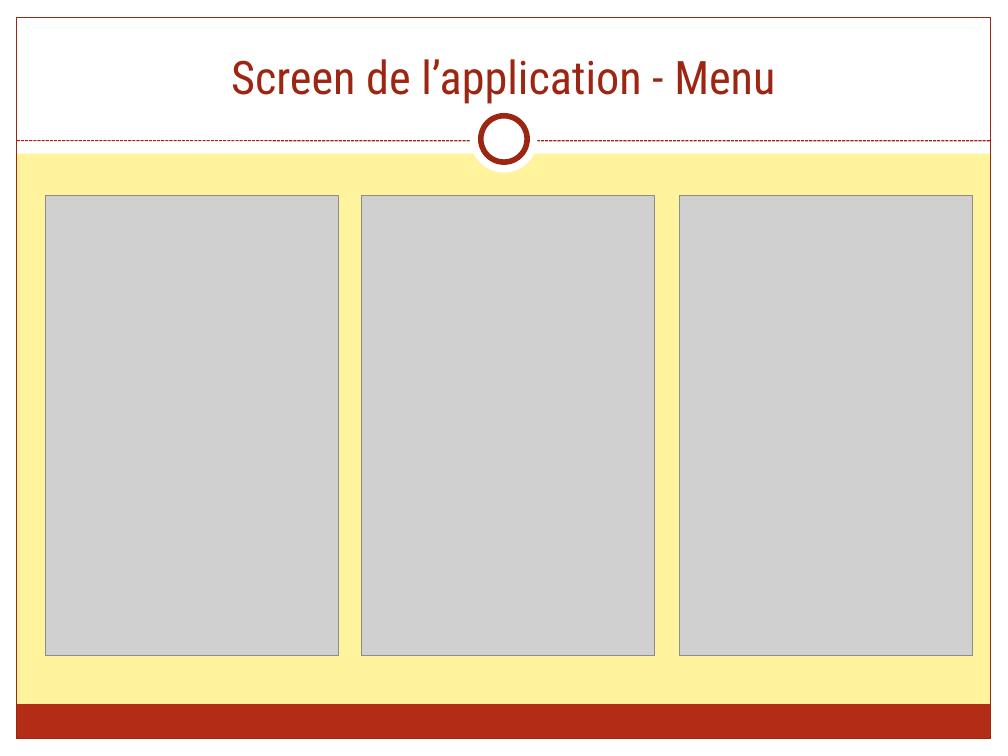
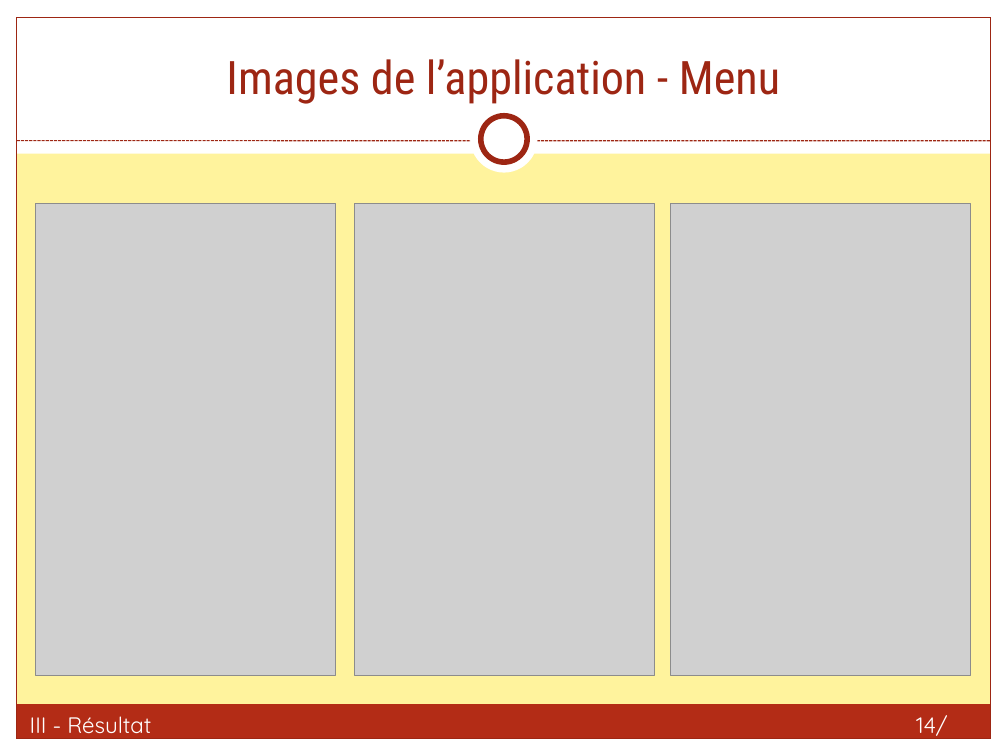
Before and after one commit to FieryWeasel/Picarete, a slide deck: slide 14 of SOURCES/RAPPORTS/Picarete - Presentation.pptx. Drawn at 1008x756 pixels with LibreOffice and Linux fonts; fonts in the diff are those of the drawing; grey boxes stand for pictures. Boxes give left, top, right and bottom in pixels: in the first picture for what was removed or moved away, otherwise in the second. Text is boxed around its words. In the diff, an @@ line names an element or a change of style, - is before the commit and + after.

```diff
--- a/SOURCES/RAPPORTS/Picarete - Presentation.pptx
+++ b/SOURCES/RAPPORTS/Picarete - Presentation.pptx
@@ title at (226,59,780,104): text changed @@
-Screen de l’application - Menu
+Images de l’application - Menu
@@ picture: place and size @@
-picture at (45,196,339,656)
+picture at (35,204,336,675)
@@ picture: place and size @@
-picture at (362,196,655,656)
+picture at (355,204,655,675)
@@ picture: place and size @@
-picture at (679,196,973,656)
+picture at (670,204,971,675)
@@ text added at (30,716,151,734), 16 pt, text #FFFFFF @@
+III - Résultat
@@ page number added at (916,715,948,736), 16 pt, text #FFFFFF @@
+14/ 18
```
Also in this commit, not shown: 17 other slides changed, 49 other files.
